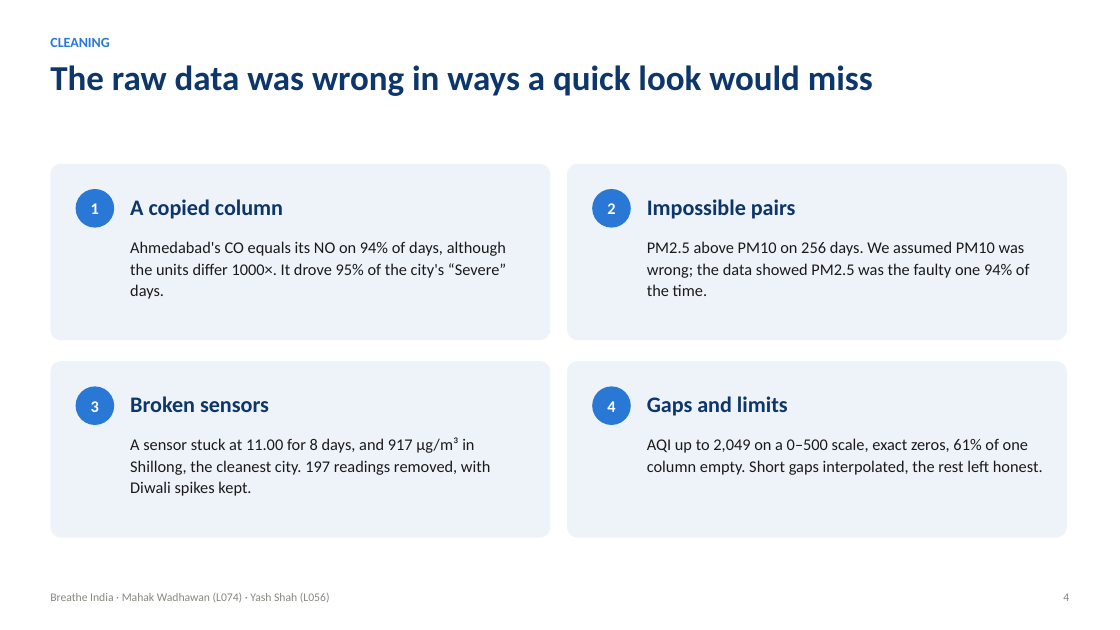
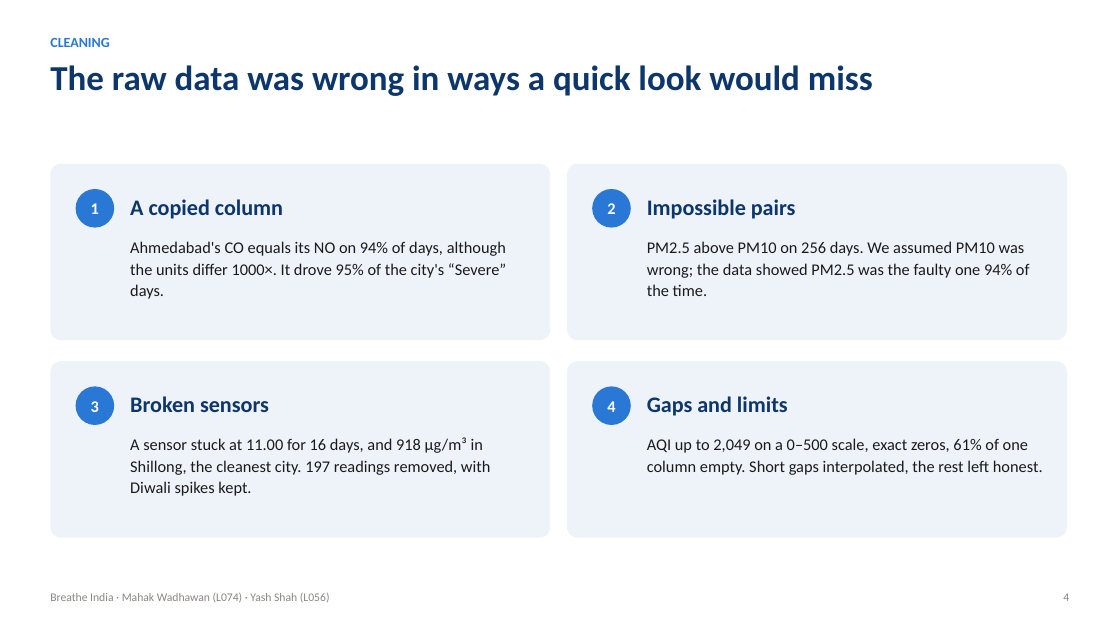
Before and after one commit to mahak2604/breathe-india, a slide deck: slide 4 of docs/presentation/Breathe_India_viva.pptx. Drawn at 1120x630 pixels with LibreOffice and Linux fonts; fonts in the diff are those of the drawing. Boxes give left, top, right and bottom in pixels: in the first picture for what was removed or moved away, otherwise in the second. Text is boxed around its words. In the diff, an @@ line names an element or a change of style, - is before the commit and + after.

```diff
--- a/docs/presentation/Breathe_India_viva.pptx
+++ b/docs/presentation/Breathe_India_viva.pptx
@@ text at (130,437,490,496): text changed @@
-A sensor stuck at 11.00 for 8 days, and 917 µg/m³ in Shillong, the cleanest city. 197 readings removed, with Diwali spikes kept.
+A sensor stuck at 11.00 for 16 days, and 918 µg/m³ in Shillong, the cleanest city. 197 readings removed, with Diwali spikes kept.
```
Also in this commit, not shown: 2 other slides changed, 19 other files.
